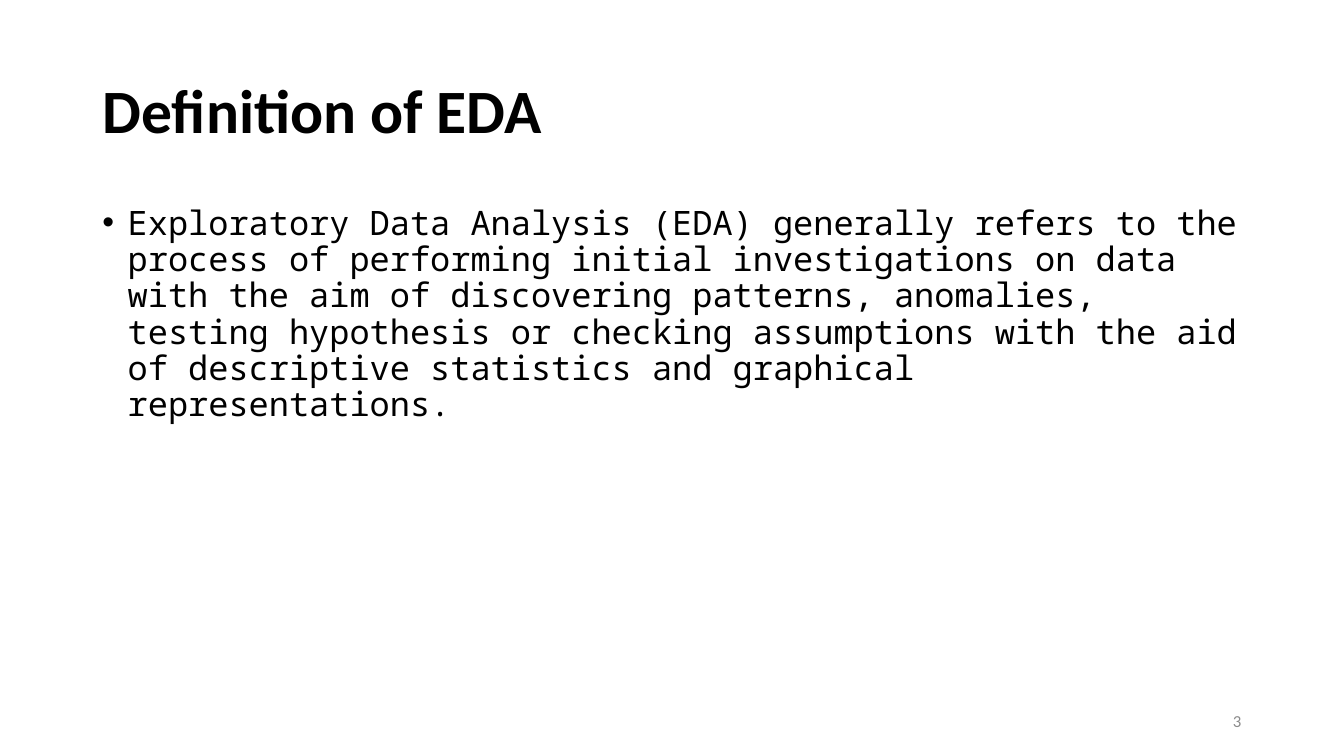
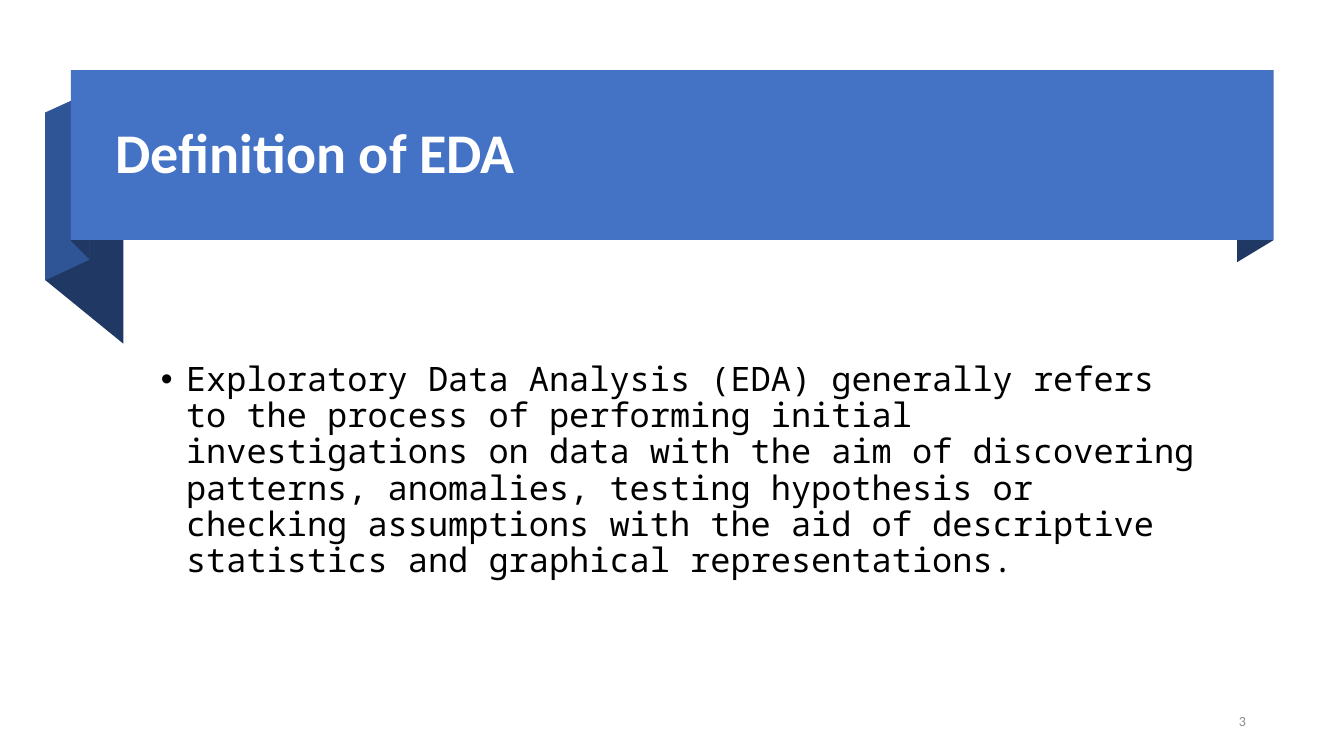
Before and after one commit to iamensah/Exploratory-Data-Analysis, a slide deck: slide 3 of EDA on Flavour of Cacao.pptx. Drawn at 1344x756 pixels with LibreOffice and Linux fonts; fonts in the diff are those of the drawing. Boxes give left, top, right and bottom in pixels: in the first picture for what was removed or moved away, otherwise in the second. Text is boxed around its words. In the diff, an @@ line names an element or a change of style, - is before the commit and + after.

```diff
--- a/EDA on Flavour of Cacao.pptx
+++ b/EDA on Flavour of Cacao.pptx
@@ rectangle added at bbox=[71, 71, 1273, 241], fill #4472C4 @@
@@ freeform shape added at bbox=[72, 71, 90, 259], fill #203864 @@
@@ title "Definition of EDA": place and size @@
-title "Definition of EDA" at bbox=[102, 89, 542, 134]
+title "Definition of EDA" at bbox=[116, 133, 514, 174]
@@ title "Definition of EDA" at bbox=[116, 133, 514, 174]: size 44 to 40 pt, text colour #000000 to #FFFFFF @@
@@ freeform shape added at bbox=[1237, 71, 1273, 263], fill #203864 @@
@@ freeform shape added at bbox=[45, 113, 124, 344], fill #203864 @@
@@ freeform shape added at bbox=[45, 93, 90, 281], fill #2F5597 @@
@@ text "Exploratory Data Analysis (EDA) generally ...": place and size @@
-text "Exploratory Data Analysis (EDA) generally ..." at bbox=[128, 209, 1237, 424]
+text "Exploratory Data Analysis (EDA) generally ..." at bbox=[186, 365, 1195, 581]
@@ text "Exploratory Data Analysis (EDA) generally ..." at bbox=[186, 365, 1195, 581]: vertical alignment top to middle @@
@@ page number at bbox=[1239, 717, 1246, 726]: size 12 to 10 pt; more space between paragraphs @@
```
Also in this commit, not shown: 6 other slides changed, 9 slides added, 1 slide removed, 4 other files.
